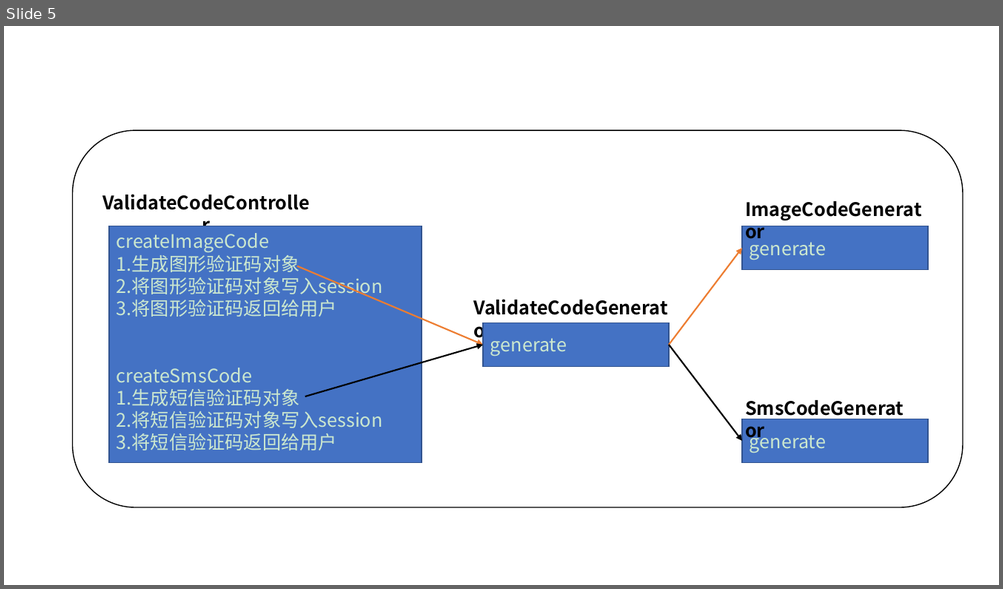
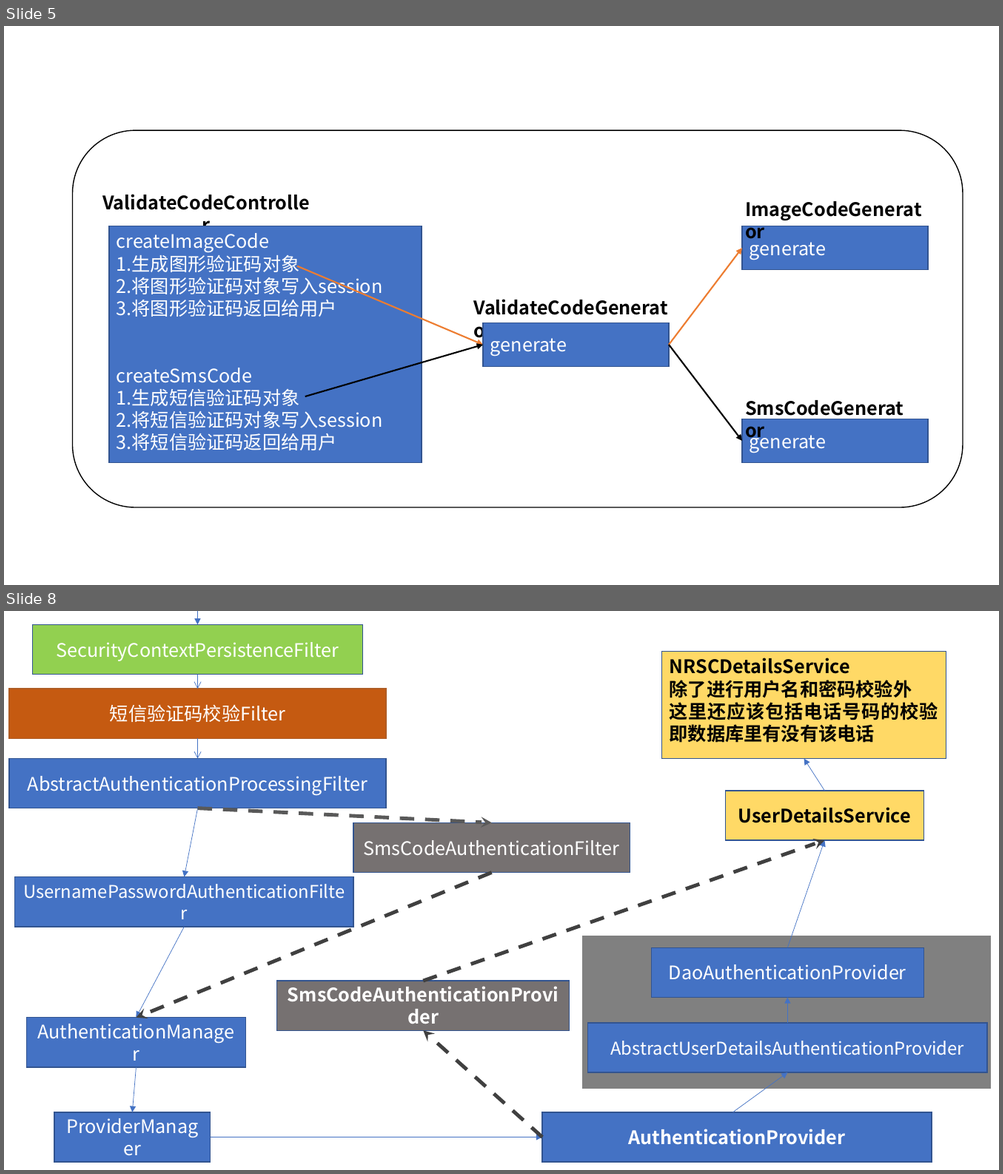
Before and after one commit to nieandsun/security, a slide deck: src/main/resources/docs/表单登陆认证、spring-security原理图.pptx. Shown one above the other, each under a label of ours: slide 5 before the commit, slides 5 and 8 after it; the slides between them are not shown. The pictures are 1003x589 and 1003x1174 pixels, drawn with LibreOffice and Linux fonts; fonts in the diff are those of the drawing. Boxes give left, top, right and bottom in pixels: in the first picture for what was removed or moved away, otherwise in the second. Text is boxed around its words. In the diff, an @@ line names an element or a change of style, - is before the commit and + after.

Commit message:
spring-security入门11---短信验证码(三)----短信验证码校验功能开发

```diff
--- a/src/main/resources/docs/表单登陆认证、spring-security原理图.pptx
+++ b/src/main/resources/docs/表单登陆认证、spring-security原理图.pptx
@@ slide 8 added at [4, 611, 999, 1170], background #FFFFFF @@
@@ rectangle added at [32, 624, 362, 675], fill #92D050, outline #325491 1 pt, 18 pt, text #FFFFFF @@
+SecurityContextPersistenceFilter
@@ arrow added from (197, 611) to (197, 624), #4472C4 0.5 pt @@
@@ rectangle added at [662, 651, 946, 759], fill #FFD966, outline #325491 1 pt, 18 pt, text #000000, bold @@
+NRSCDetailsService
+除了进行用户名和密码校验外
+这里还应该包括电话号码的校验即数据库里有没有该电话
@@ arrow added from (197, 675) to (198, 689), #4472C4 0.5 pt @@
@@ rectangle added at [9, 689, 386, 738], fill #C55A11, outline #AF5C24 1 pt, 18 pt, text #FFFFFF @@
+短信验证码校验Filter
@@ arrow added from (198, 738) to (198, 759), #4472C4 0.5 pt @@
@@ rectangle added at [9, 759, 386, 809], fill #4472C4, outline #325491 1 pt, 18 pt, text #FFFFFF @@
+AbstractAuthenticationProcessingFilter
@@ arrow added from (825, 791) to (804, 759), #4472C4 0.5 pt @@
@@ arrow added from (198, 809) to (184, 877), #4472C4 0.5 pt @@
@@ arrow added from (198, 809) to (492, 823), #595959 3.5 pt dashed @@
@@ rectangle added at [726, 791, 924, 841], fill #FFD966, outline #325491 1 pt, 18 pt, text #000000, bold @@
+UserDetailsService
@@ rectangle added at [353, 823, 629, 873], fill #767171, outline #325491 1 pt, 18 pt, text #FFFFFF @@
+SmsCodeAuthenticationFilter
@@ arrow added from (424, 981) to (825, 841), #404040 3.5 pt dashed @@
@@ arrow added from (788, 948) to (825, 841), #4472C4 0.5 pt @@
@@ arrow added from (492, 873) to (136, 1017), #404040 3.5 pt dashed @@
@@ rectangle added at [14, 877, 353, 927], fill #4472C4, outline #325491 1 pt, 17 pt, text #FFFFFF @@
+UsernamePasswordAuthenticationFilter
@@ arrow added from (184, 927) to (136, 1017), #4472C4 0.5 pt @@
@@ rectangle added at [583, 937, 990, 1088], fill #808080, outline #808080 2 pt @@
@@ rectangle added at [651, 948, 923, 998], fill #4472C4, outline #325491 1 pt, 18 pt, text #FFFFFF @@
+DaoAuthenticationProvider
@@ rectangle added at [277, 981, 569, 1031], fill #767171, outline #325491 1 pt, 18 pt, text #FFFFFF, bold @@
+SmsCodeAuthenticationProvider
@@ arrow added from (788, 1023) to (788, 997), #4472C4 0.5 pt @@
@@ rectangle added at [26, 1017, 245, 1068], fill #4472C4, outline #325491 1 pt, 18 pt, text #FFFFFF @@
+AuthenticationManager
@@ arrow added from (542, 1138) to (424, 1031), #404040 3.5 pt dashed @@
@@ rectangle added at [587, 1024, 987, 1073], fill #4472C4, outline #325491 1 pt, 17 pt, text #FFFFFF @@
+AbstractUserDetailsAuthenticationProvider
@@ arrow added from (136, 1068) to (132, 1113), #4472C4 0.5 pt @@
@@ arrow added from (733, 1113) to (788, 1073), #4472C4 0.5 pt @@
@@ rectangle added at [54, 1113, 210, 1163], fill #4472C4, outline #325491 1 pt, 18 pt, text #FFFFFF @@
+ProviderManager
@@ rectangle added at [542, 1113, 931, 1163], fill #4472C4, outline #325491 1 pt, 18 pt, text #FFFFFF, bold @@
+AuthenticationProvider
@@ arrow added from (210, 1138) to (542, 1138), #4472C4 0.5 pt @@
@@ slide 5 changed as well @@
@@ background #CCE8CF to #FFFFFF @@
@@ text colour #CCE8CF to #FFFFFF in 4 elements at [109, 226, 422, 463], [483, 323, 669, 366], [742, 226, 928, 269], [742, 419, 928, 463] @@
```
Also in this commit, not shown: 5 other slides changed, 1 other slide added, 7 other files.
